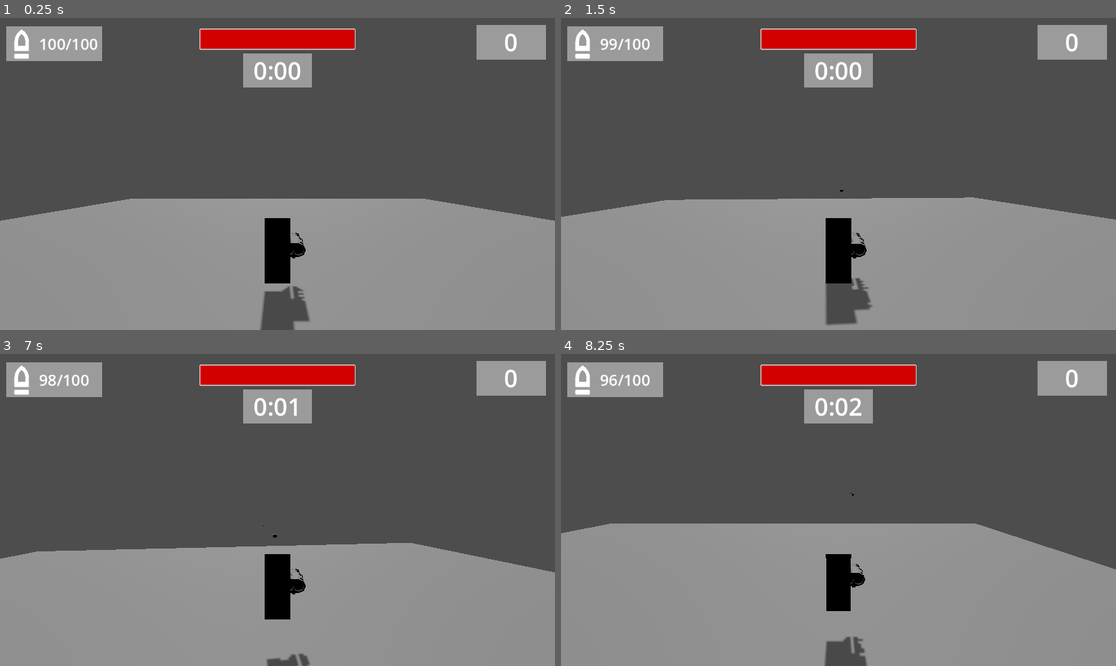
Above: before the commit, frames 1-4 (two rows, left to right).
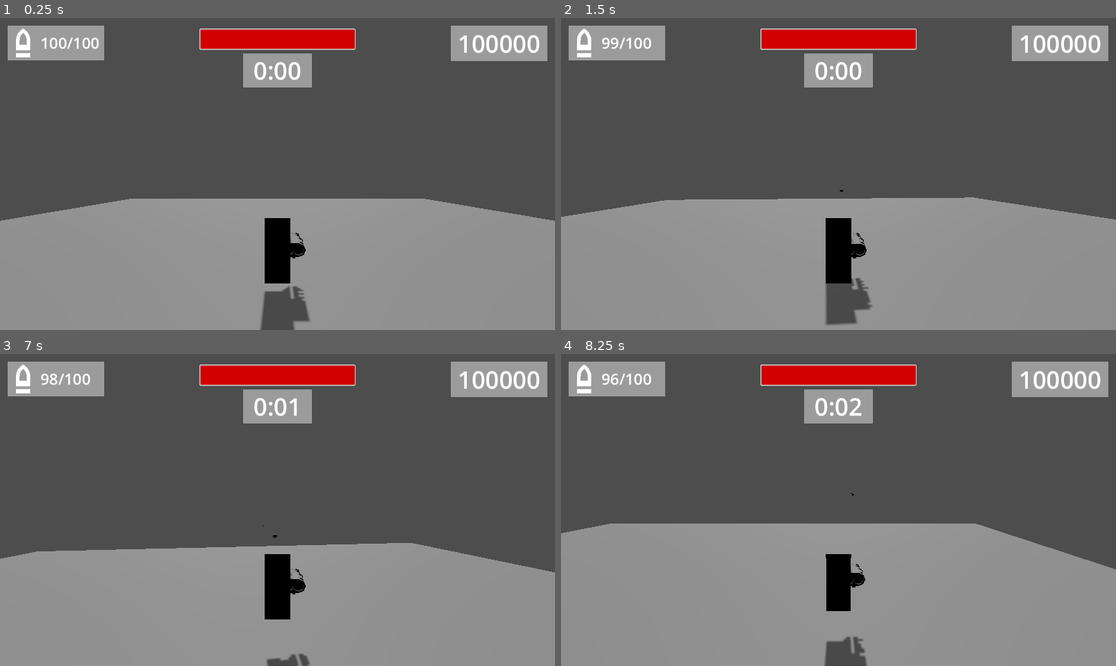
Above: after the commit, the same moments.

Repository: sarisman84/BrackeysGJ2024.2
Game: Godot game, scene res://Level/main_scene.tscn
Same seed, same stepped clock (60 frames per second), same inputs: the game is played once before the commit and once after it. The project has no main scene, so this scene is started directly.
Inputs (mouse positions are in pixels of both pictures, inside the frame that each line leads up to):
- Up to frame 1 (0.25 s): no input
- Up to frame 2 (1.5 s): move the mouse to (866, 174) at 0.52 s; hold W (move_forward) 0.53-1.25 s; tap Q (weapon_select) at 0.6 s; tap Space (jump) at 0.77 s; click (777, 174) at 1.25 s
- Up to frame 3 (7 s): tap Enter at 2 s; move the mouse to (249, 510) at 2.02 s; hold W (move_forward) 2.03-2.75 s; tap F (interact) at 2.1 s; tap Space (jump) at 2.27, 6.5 s; tap Q (weapon_select) at 2.3, 6.8 s; click (249, 563) at 2.75 s; click (310, 563) at 3.5 s; click (344, 510) at 4.25 s; click (310, 460) at 5 s; click (249, 460) at 5.75 s; move the mouse to (333, 441) at 6.52 s; press the mouse at (333, 441) at 6.53 s; hold D (move_right) from 6.53 s (still down)
- Up to frame 4 (8.25 s): move the mouse to (832, 516) at 7.27 s; release D (move_right) at 7.28 s; release the mouse at (832, 516) at 7.28 s; hold W (move_forward) 7.28-8.03 s; tap Q (weapon_select) at 7.35, 8.1 s; tap Space (jump) at 7.52 s; tap Enter at 8 s; move the mouse to (1005, 556) at 8.02 s; hold A (move_left) from 8.03 s (still down)

The runs differ from the first frame. In frame 1, 1.5% of the frame differs, in the area x 1-99%, y 2-14%; in frame 2, 1.4%; in frame 3, 1.5%; in frame 4, 1.4%.

Commit message:
Fixed money UI bug

Diff:
--- a/Enemies/Spawner/Waves/wave1.tres
+++ b/Enemies/Spawner/Waves/wave1.tres
@@ -8,7 +8,7 @@
 enemies = Array[PackedScene]([ExtResource("1_flnmn")])
 spawn_distance = 15
 flying_distance = 10
-wave_start_time = 15.0
+wave_start_time = 5.0
 group_amount = 10
 init_spawn_time_delay = 5.0
 spawn_time_delay_decrease = 0.2
--- a/Global/global.gd
+++ b/Global/global.gd
@@ -6,15 +6,13 @@
 var time_elapsed = 0.0
 var player_at_shop = false
 var current_currency : int = 0 :
-	get:
-		return current_currency
 	set(value):
+		current_currency = value
 		var earned = value > current_currency
 		if earned:
 			on_currency_earned.emit()
 		else:
 			on_currency_lost.emit()
-		current_currency = value
 
 var current_paused_state : PausedStates = PausedStates.NONE
 
--- a/Interactables/Scripts/money.gd
+++ b/Interactables/Scripts/money.gd
@@ -21,5 +21,5 @@
 
 func _on_area_3d_body_entered(body: Node3D) -> void:
 	if body.is_in_group("Player"):
-		Global.current_currency += value
+		Global.current_currency = Global.current_currency + value
 		queue_free()
--- a/Menus/Scripts/pause_menu.gd
+++ b/Menus/Scripts/pause_menu.gd
@@ -8,8 +8,10 @@
 			get_tree().paused = true
 			show()
 			Input.mouse_mode = Input.MOUSE_MODE_VISIBLE
+			#Global.current_paused_state = Global.PausedStates.PAUSE_MENU
 
 func _on_back_button_pressed() -> void:
 	get_tree().paused = false
 	hide()
 	Input.mouse_mode = Input.MOUSE_MODE_CAPTURED
+	#Global.current_paused_state = Global.PausedStates.NONE
--- a/Player/Scripts/avatar_controller.gd
+++ b/Player/Scripts/avatar_controller.gd
@@ -32,7 +32,7 @@
 	Global.player_ref = self
 
 	#DEBUG
-	Global.current_currency = 100000000
+	Global.current_currency = 100000
 
 func _physics_process(delta : float) -> void:
 	if shop_open:
--- a/Player/UI/HUD/Scripts/main_ui.gd
+++ b/Player/UI/HUD/Scripts/main_ui.gd
@@ -13,8 +13,8 @@
 	health_manager.on_heal.connect(m_update_visual_health_bar.bind(health_manager.m_current_health))
 
 	#Connect currency events to currency ui
-	Global.on_currency_earned.connect(m_update_visual_coins.bind(Global.current_currency))
-	Global.on_currency_lost.connect(m_update_visual_coins.bind(Global.current_currency))
+	Global.on_currency_earned.connect(m_update_visual_coins)
+	Global.on_currency_lost.connect(m_update_visual_coins)
 
 	#Connect weapon events to weapon ui
 	weapon_manager.on_weapon_switch.connect(m_update_visual_ammo_counter.bind(weapon_manager))
@@ -29,8 +29,8 @@
 func m_update_visual_health_bar(health: int) -> void:
 	m_health_bar.value = health
 
-func m_update_visual_coins(coins: int) -> void:
-	m_coin_label.text = str(coins)
+func m_update_visual_coins() -> void:
+	m_coin_label.text = str(Global.current_currency)
 
 func m_update_visual_ammo_counter(weapon_manager : WeaponManager) -> void:
 	var weapon = weapon_manager.m_weapon_inventory[weapon_manager.selected_weapon]
--- a/Player/UI/HUD/main_ui.tscn
+++ b/Player/UI/HUD/main_ui.tscn
@@ -56,10 +56,10 @@
 anchors_preset = 1
 anchor_left = 1.0
 anchor_right = 1.0
-offset_left = -163.0
-offset_top = 14.0
-offset_right = -19.0
-offset_bottom = 86.0
+offset_left = -216.0
+offset_top = 16.0
+offset_right = -16.0
+offset_bottom = 90.0
 grow_horizontal = 0
 color = Color(0.60933, 0.60933, 0.60933, 1)
 metadata/_edit_group_ = true
@@ -78,10 +78,10 @@
 vertical_alignment = 1
 
 [node name="ammo_tab" type="ColorRect" parent="."]
-offset_left = 13.0
-offset_top = 18.0
-offset_right = 212.0
-offset_bottom = 90.0
+offset_left = 16.0
+offset_top = 16.0
+offset_right = 216.0
+offset_bottom = 88.0
 color = Color(0.60933, 0.60933, 0.60933, 1)
 metadata/_edit_group_ = true
 
